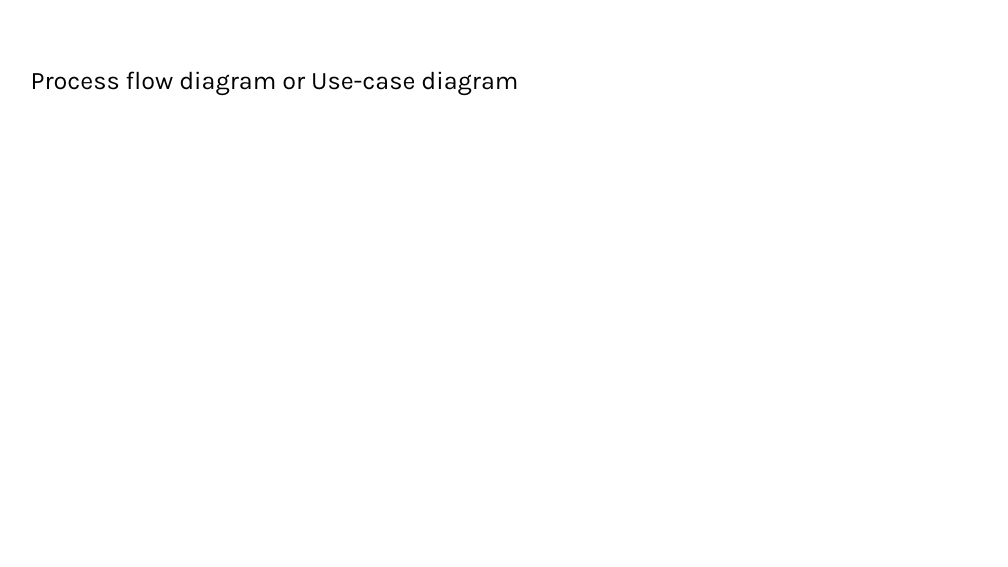
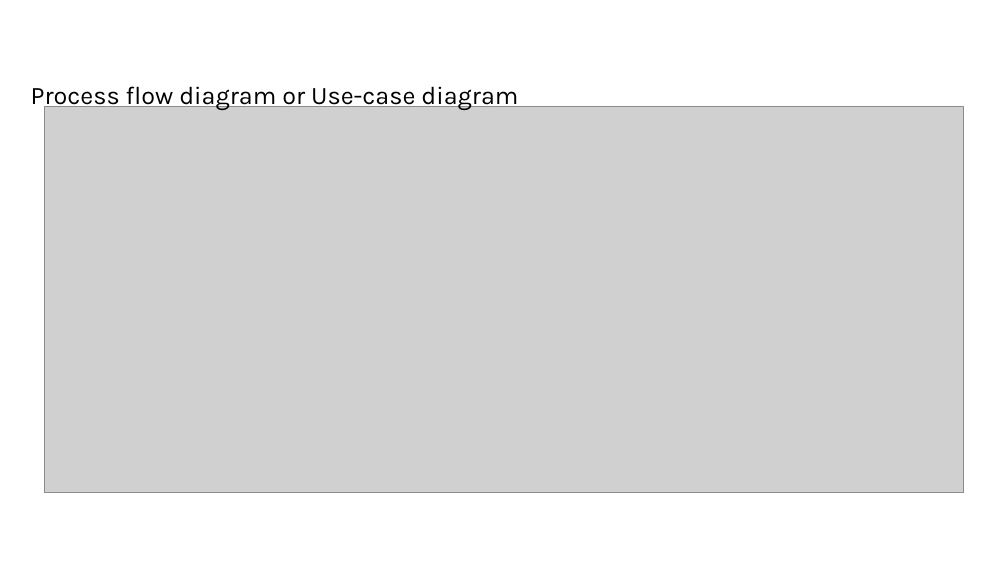
Before and after one commit to SaikatDash/Empowering-Small-and-Marginal-Farmers-with-AI-Driven-Agricultural-Solutions, a slide deck: slide 6 of Solution Challenge _ Project Submission.pptx. Drawn at 1008x567 pixels with LibreOffice and Linux fonts; fonts in the diff are those of the drawing; grey boxes stand for pictures; background and template pictures are left out. Boxes give left, top, right and bottom in pixels: in the first picture for what was removed or moved away, otherwise in the second. Text is boxed around its words. In the diff, an @@ line names an element or a change of style, - is before the commit and + after.

```diff
--- a/Solution Challenge _ Project Submission.pptx
+++ b/Solution Challenge _ Project Submission.pptx
@@ text "Process flow diagram or Use-case ..." moved from (x1=31, y1=71, x2=518, y2=95) to (x1=31, y1=86, x2=518, y2=110) @@
@@ picture added at (x1=44, y1=107, x2=963, y2=493) @@
```
Also in this commit, not shown: 7 other slides changed, 3 slides removed, 18 other files.
